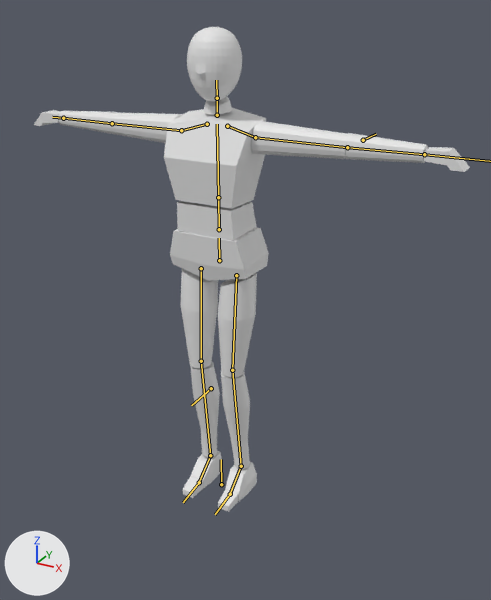
What one commit did to the glTF model resources/model/player/Player_Simple.gltf.
Camera for both pictures: a 50 mm lens placed at (1.3, -2.15, 2.02), pointed at (0.15, -0.04, 0.97). Every picture has the same lights, and +X, +Y and +Z are marked at lower left. The first picture is the older version. The bones that change, and the others that lie on the model, are drawn over the model as lines.

Names of what the first picture shows: 'Body'.
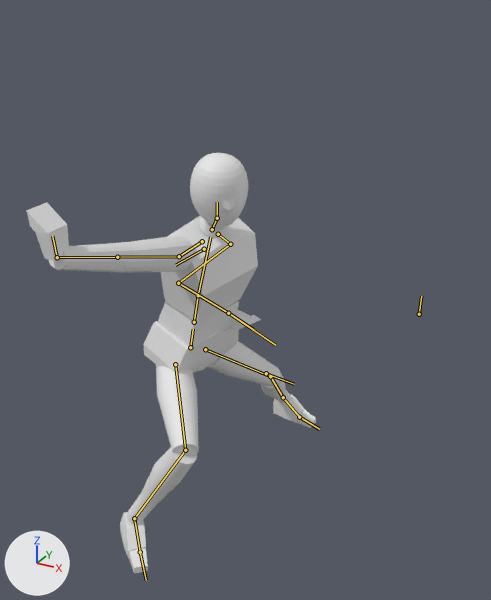
The newer file adds an action. The first version stands in its rest pose; the second is drawn at frame 12 of the action 'SheathDash'.

Location of each change, [x1, y1, x2, y2] in pixels of the pictures (491 x 600 px):
```json
{"object": "Body", "change": "posed", "before": [34, 27, 470, 512], "after": [26, 153, 316, 574], "on screen": "33% narrower, 13% shorter"}
{"bone": "Root", "before": "(221, 484) to (221, 459)", "after": "(419, 314) to (421, 296)"}
{"bone": "Hips", "before": "(219, 260) to (219, 238)", "after": "(190, 347) to (193, 329)"}
{"bone": "UpperLeg.L", "before": "(236, 275) to (232, 370)", "after": "(205, 349) to (270, 376)"}
{"bone": "LowerLeg.L", "before": "(232, 370) to (241, 466)", "after": "(270, 376) to (283, 397)"}
{"bone": "Foot.L", "before": "(241, 466) to (230, 494)", "after": "(283, 397) to (299, 417)"}
{"bone": "UpperLeg.R", "before": "(201, 268) to (201, 361)", "after": "(175, 364) to (185, 450)"}
{"bone": "LowerLeg.R", "before": "(201, 361) to (210, 455)", "after": "(185, 450) to (134, 518)"}
{"bone": "Foot.R", "before": "(210, 455) to (199, 482)", "after": "(134, 518) to (140, 552)"}
{"bone": "UpperBody", "before": "(218, 197) to (217, 124)", "after": "(198, 295) to (210, 237)"}
{"bone": "Neck", "before": "(217, 115) to (217, 98)", "after": "(212, 229) to (217, 218)"}
{"bone": "Head", "before": "(217, 98) to (216, 80)", "after": "(217, 218) to (217, 202)"}
{"bone": "Shoulder.L", "before": "(227, 126) to (255, 137)", "after": "(218, 234) to (230, 244)"}
{"bone": "UpperArm.L", "before": "(255, 137) to (347, 147)", "after": "(230, 244) to (178, 283)"}
{"bone": "LowerArm.L", "before": "(347, 147) to (424, 154)", "after": "(178, 283) to (228, 313)"}
{"bone": "Shoulder.R", "before": "(207, 124) to (181, 130)", "after": "(202, 241) to (179, 256)"}
{"bone": "UpperArm.R", "before": "(181, 130) to (112, 123)", "after": "(179, 256) to (117, 257)"}
{"bone": "Hand.R", "before": "(63, 118) to (52, 117)", "after": "(57, 257) to (52, 236)"}
```

The change, as JSON lines over the scene's bpy script:
```json
{"block": "bone_root", "where": "bone_root = bpy.data.objects['SimplePlayer'].pose.bones['Root']"}
{"op": "set", "path": "bone_root.location", "old": "(0.0, 0.0, 0.0)", "new": "(0.278, 0.0, -2.261)"}
{"block": "bone_hips", "where": "bone_hips = bpy.data.objects['SimplePlayer'].pose.bones['Hips']  # child of 'Root'"}
{"op": "set", "path": "bone_hips.location", "old": "(0.0, 0.0, 0.0)", "new": "(-0.336, -0.335, 2.399)"}
{"op": "set", "path": "bone_hips.rotation_quaternion", "old": "(1.0, 0.0, 0.0, 0.0)", "new": "(0.785, 0.11, 0.606, -0.062)", "note": "degrees (0, 0, 0) -> degrees (22, 75, 8)"}
{"block": "bone_upperleg_l", "where": "bone_upperleg_l = bpy.data.objects['SimplePlayer'].pose.bones['UpperLeg.L']  # child of 'Hips'"}
{"op": "set", "path": "bone_upperleg_l.rotation_quaternion", "old": "(1.0, 0.0, 0.0, 0.0)", "new": "(0.861, -0.257, -0.181, -0.399)", "note": "degrees (0, 0, 0) -> degrees (-20, -31, -44)"}
{"block": "bone_lowerleg_l", "where": "bone_lowerleg_l = bpy.data.objects['SimplePlayer'].pose.bones['LowerLeg.L']  # child of 'UpperLeg.L'"}
{"op": "set", "path": "bone_lowerleg_l.rotation_quaternion", "old": "(1.0, 0.0, 0.0, 0.0)", "new": "(0.978, 0.208, 0.0, -0.024)", "note": "degrees (0, 0, 0) -> degrees (24, 1, -3)"}
{"block": "bone_foot_l", "where": "bone_foot_l = bpy.data.objects['SimplePlayer'].pose.bones['Foot.L']  # child of 'LowerLeg.L'"}
{"op": "set", "path": "bone_foot_l.rotation_quaternion", "old": "(1.0, 0.0, 0.0, 0.0)", "new": "(0.906, -0.058, -0.128, 0.4)", "note": "degrees (0, 0, 0) -> degrees (-12, -11, 49)"}
{"block": "bone_upperleg_r", "where": "bone_upperleg_r = bpy.data.objects['SimplePlayer'].pose.bones['UpperLeg.R']  # child of 'Hips'"}
{"op": "set", "path": "bone_upperleg_r.rotation_quaternion", "old": "(1.0, 0.0, 0.0, 0.0)", "new": "(0.743, -0.6, 0.157, 0.252)", "note": "degrees (0, 0, 0) -> degrees (-74, 32, 13)"}
{"block": "bone_lowerleg_r", "where": "bone_lowerleg_r = bpy.data.objects['SimplePlayer'].pose.bones['LowerLeg.R']  # child of 'UpperLeg.R'"}
{"op": "set", "path": "bone_lowerleg_r.rotation_quaternion", "old": "(1.0, 0.0, 0.0, 0.0)", "new": "(0.745, 0.663, 0.0, 0.078)", "note": "degrees (0, 0, 0) -> degrees (83, -6, 7)"}
{"block": "bone_foot_r", "where": "bone_foot_r = bpy.data.objects['SimplePlayer'].pose.bones['Foot.R']  # child of 'LowerLeg.R'"}
{"op": "set", "path": "bone_foot_r.rotation_quaternion", "old": "(1.0, 0.0, 0.0, 0.0)", "new": "(0.968, -0.131, 0.088, -0.194)", "note": "degrees (0, 0, 0) -> degrees (-17, 7, -24)"}
{"block": "bone_upperbody", "where": "bone_upperbody = bpy.data.objects['SimplePlayer'].pose.bones['UpperBody']  # child of 'LowerBody'"}
{"op": "set", "path": "bone_upperbody.rotation_quaternion", "old": "(1.0, 0.0, 0.0, 0.0)", "new": "(0.998, 0.04, 0.043, 0.006)", "note": "degrees (0, 0, 0) -> degrees (5, 5, 1)"}
{"block": "bone_neck", "where": "bone_neck = bpy.data.objects['SimplePlayer'].pose.bones['Neck']  # child of 'UpperBody'"}
{"op": "set", "path": "bone_neck.rotation_quaternion", "old": "(1.0, 0.0, 0.0, 0.0)", "new": "(0.99, 0.119, -0.063, 0.033)", "note": "degrees (0, 0, 0) -> degrees (13, -8, 3)"}
{"block": "bone_head", "where": "bone_head = bpy.data.objects['SimplePlayer'].pose.bones['Head']  # child of 'Neck'"}
{"op": "set", "path": "bone_head.rotation_quaternion", "old": "(1.0, 0.0, 0.0, 0.0)", "new": "(0.966, -0.184, -0.172, 0.053)", "note": "degrees (0, 0, 0) -> degrees (-23, -18, 10)"}
{"block": "bone_shoulder_l", "where": "bone_shoulder_l = bpy.data.objects['SimplePlayer'].pose.bones['Shoulder.L']  # child of 'UpperBody'"}
{"op": "set", "path": "bone_shoulder_l.rotation_quaternion", "old": "(1.0, 0.0, 0.0, 0.0)", "new": "(0.96, -0.087, -0.166, -0.21)", "note": "degrees (0, 0, 0) -> degrees (-6, -21, -24)"}
{"block": "bone_upperarm_l", "where": "bone_upperarm_l = bpy.data.objects['SimplePlayer'].pose.bones['UpperArm.L']  # child of 'Shoulder.L'"}
{"op": "set", "path": "bone_upperarm_l.rotation_quaternion", "old": "(1.0, 0.0, 0.0, 0.0)", "new": "(-0.677, 0.162, -0.469, 0.543)", "note": "degrees (0, 0, 0) -> degrees (-55, 27, -92)"}
{"block": "bone_lowerarm_l", "where": "bone_lowerarm_l = bpy.data.objects['SimplePlayer'].pose.bones['LowerArm.L']  # child of 'UpperArm.L'"}
{"op": "set", "path": "bone_lowerarm_l.rotation_quaternion", "old": "(1.0, 0.0, 0.0, 0.0)", "new": "(0.486, 0.756, 0.0, 0.438)", "note": "degrees (0, 0, 0) -> degrees (101, -41, 35)"}
{"block": "bone_hand_l", "where": "bone_hand_l = bpy.data.objects['SimplePlayer'].pose.bones['Hand.L']  # child of 'LowerArm.L'"}
{"op": "set", "path": "bone_hand_l.rotation_quaternion", "old": "(1.0, 0.0, 0.0, 0.0)", "new": "(-0.512, 0.007, 0.852, 0.108)", "note": "degrees (0, 0, 0) -> degrees (-21, -119, 12)"}
{"block": "bone_shoulder_r", "where": "bone_shoulder_r = bpy.data.objects['SimplePlayer'].pose.bones['Shoulder.R']  # child of 'UpperBody'"}
{"op": "set", "path": "bone_shoulder_r.rotation_quaternion", "old": "(1.0, 0.0, 0.0, 0.0)", "new": "(0.997, 0.041, 0.033, -0.065)", "note": "degrees (0, 0, 0) -> degrees (4, 4, -7)"}
{"block": "bone_upperarm_r", "where": "bone_upperarm_r = bpy.data.objects['SimplePlayer'].pose.bones['UpperArm.R']  # child of 'Shoulder.R'"}
{"op": "set", "path": "bone_upperarm_r.rotation_quaternion", "old": "(1.0, 0.0, 0.0, 0.0)", "new": "(0.678, -0.067, -0.719, -0.135)", "note": "degrees (0, 0, 0) -> degrees (-67, -97, 51)"}
{"block": "bone_hand_r", "where": "bone_hand_r = bpy.data.objects['SimplePlayer'].pose.bones['Hand.R']  # child of 'LowerArm.R'"}
{"op": "set", "path": "bone_hand_r.rotation_quaternion", "old": "(1.0, 0.0, 0.0, 0.0)", "new": "(0.803, -0.56, 0.158, 0.127)", "note": "degrees (0, 0, 0) -> degrees (-69, 23, 2)"}
```
